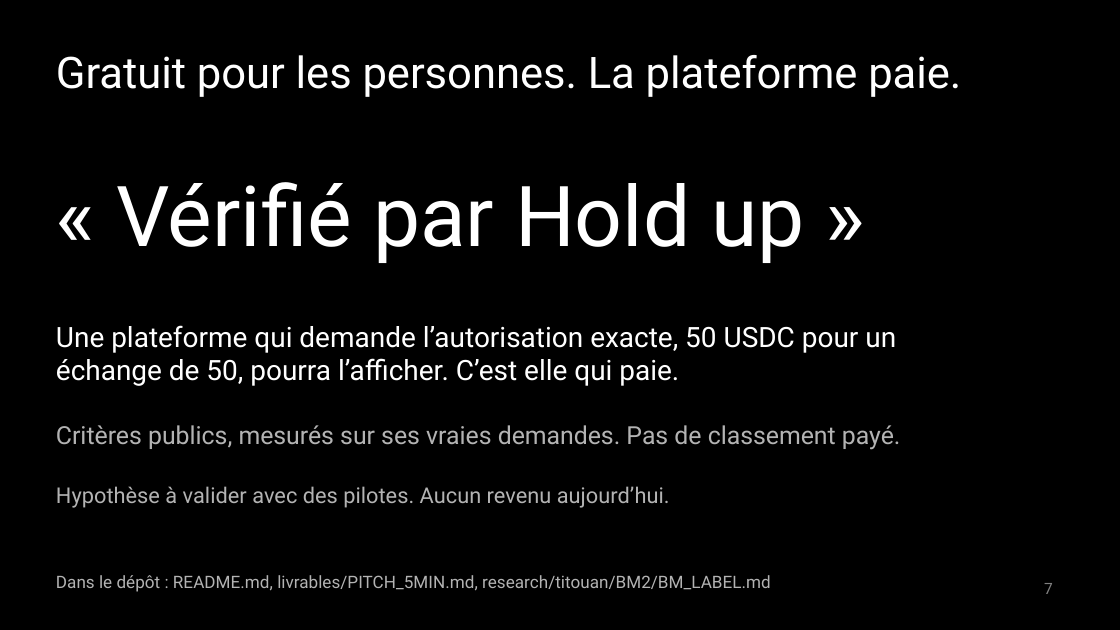
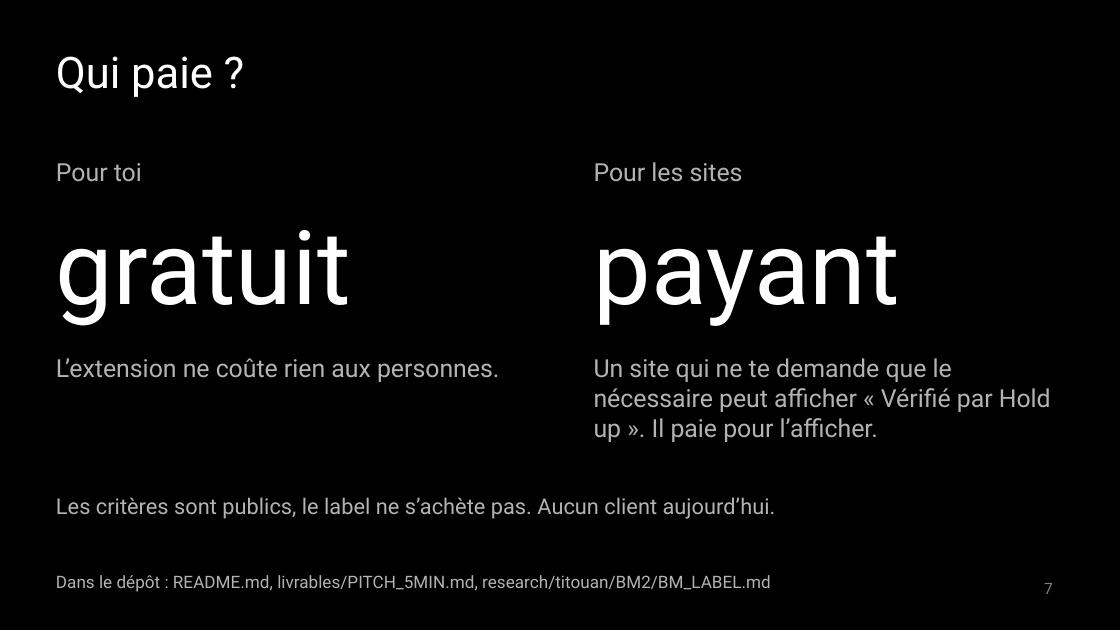
Before and after one commit to adembnn/secure-horizon, a slide deck: slide 7 of livrables/deck/holdup.pptx. Drawn at 1120x630 pixels with LibreOffice and Linux fonts; fonts in the diff are those of the drawing. Boxes give left, top, right and bottom in pixels: in the first picture for what was removed or moved away, otherwise in the second. Text is boxed around its words. In the diff, an @@ line names an element or a change of style, - is before the commit and + after.

```diff
--- a/livrables/deck/holdup.pptx
+++ b/livrables/deck/holdup.pptx
@@ text at box(56, 56, 213, 97): text changed @@
-Gratuit pour les personnes. La plateforme paie.
+Qui paie ?
@@ text added at box(56, 163, 142, 181), 16 pt, text #B3B3B3 @@
+Pour toi
@@ text added at box(594, 162, 743, 181), 16 pt, text #B3B3B3 @@
+Pour les sites
@@ text removed at box(116, 182, 804, 263) @@
-« Vérifié par Hold up »
@@ text added at box(56, 230, 351, 326), 66 pt, text #FFFFFF @@
+gratuit
@@ text added at box(594, 236, 900, 326), 66 pt, text #FFFFFF @@
+payant
@@ text removed at box(56, 325, 896, 386) @@
-Une plateforme qui demande l’autorisation exacte, 50 USDC pour un échange de 50, pourra l’afficher. C’est elle qui paie.
@@ text added at box(56, 358, 499, 382), 16 pt, text #B3B3B3 @@
+L’extension ne coûte rien aux personnes.
@@ text added at box(594, 358, 1051, 442), 16 pt, text #B3B3B3 @@
+Un site qui ne te demande que le nécessaire peut afficher « Vérifié par Hold up ». Il paie pour l’afficher.
@@ text removed at box(56, 425, 901, 450) @@
-Critères publics, mesurés sur ses vraies demandes. Pas de classement payé.
@@ text removed at box(56, 486, 670, 508) @@
-Hypothèse à valider avec des pilotes. Aucun revenu aujourd’hui.
@@ text added at box(56, 497, 776, 519), 14 pt, text #B3B3B3 @@
+Les critères sont publics, le label ne s’achète pas. Aucun client aujourd’hui.
```
Also in this commit, not shown: 3 other files.
